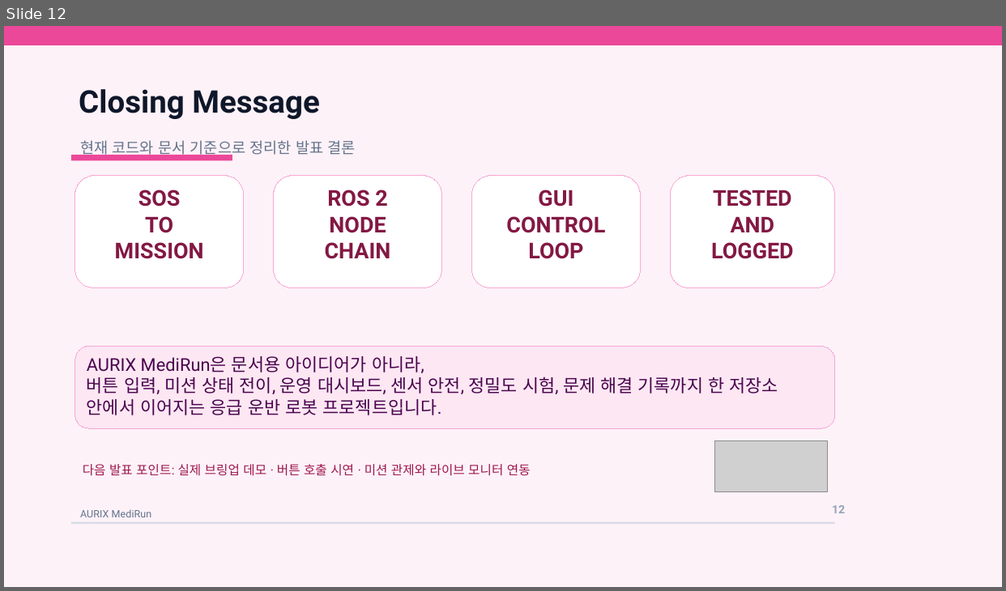
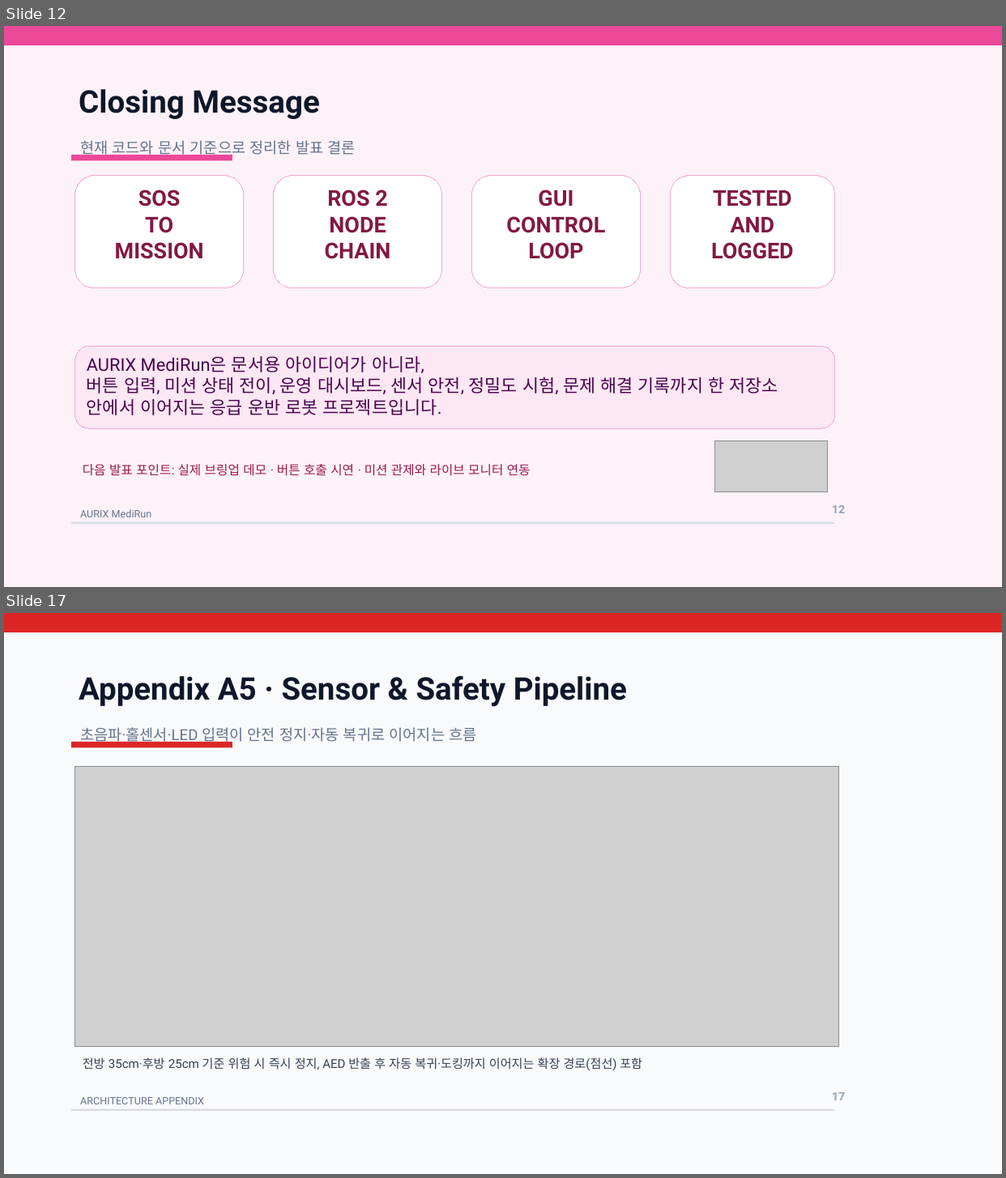
Before and after one commit to DTRos2/aurix_medirun, a slide deck: ppt/AURIX_MediRun_발표자료.pptx. Shown one above the other, each under a label of ours: slide 12 before the commit, slides 12 and 17 after it; the slides between them are not shown. The pictures are 1006x591 and 1006x1178 pixels, drawn with LibreOffice and Linux fonts; fonts in the diff are those of the drawing; grey boxes stand for pictures. Boxes give left, top, right and bottom in pixels: in the first picture for what was removed or moved away, otherwise in the second. Text is boxed around its words. In the diff, an @@ line names an element or a change of style, - is before the commit and + after.

```diff
--- a/ppt/AURIX_MediRun_발표자료.pptx
+++ b/ppt/AURIX_MediRun_발표자료.pptx
@@ slide 17 added at [4,613,1002,1174], background #F6F8FB @@
@@ rectangle added at [4,613,1002,1174], fill #F8FAFC @@
@@ rectangle added at [4,613,1002,632], fill #DC2626 @@
@@ text added at [79,675,627,707], 30 pt, text #0F172A, bold @@
+Appendix A5 · Sensor & Safety Pipeline
@@ text added at [80,727,476,745], 14.5 pt, text #64748B @@
+초음파·홀센서·LED 입력이 안전 정지·자동 복귀로 이어지는 흐름
@@ rectangle added at [71,742,232,747], fill #DC2626 @@
@@ picture added at [75,766,839,1047] @@
@@ text added at [83,1058,642,1071], 11.8 pt, text #334155 @@
+전방 35cm·후방 25cm 기준 위험 시 즉시 정지, AED 반출 후 자동 복귀·도킹까지 이어지는 확장 경로(점선) 포함
@@ text added at [80,1097,204,1105], 9.8 pt, text #64748B @@
+ARCHITECTURE APPENDIX
@@ text added at [832,1093,845,1101], 11 pt, text #94A3B8, bold @@
+17
@@ rectangle added at [71,1110,835,1112], fill #D6DCE5 @@
```
Also in this commit, not shown: 4 other slides added, 2 other files.
